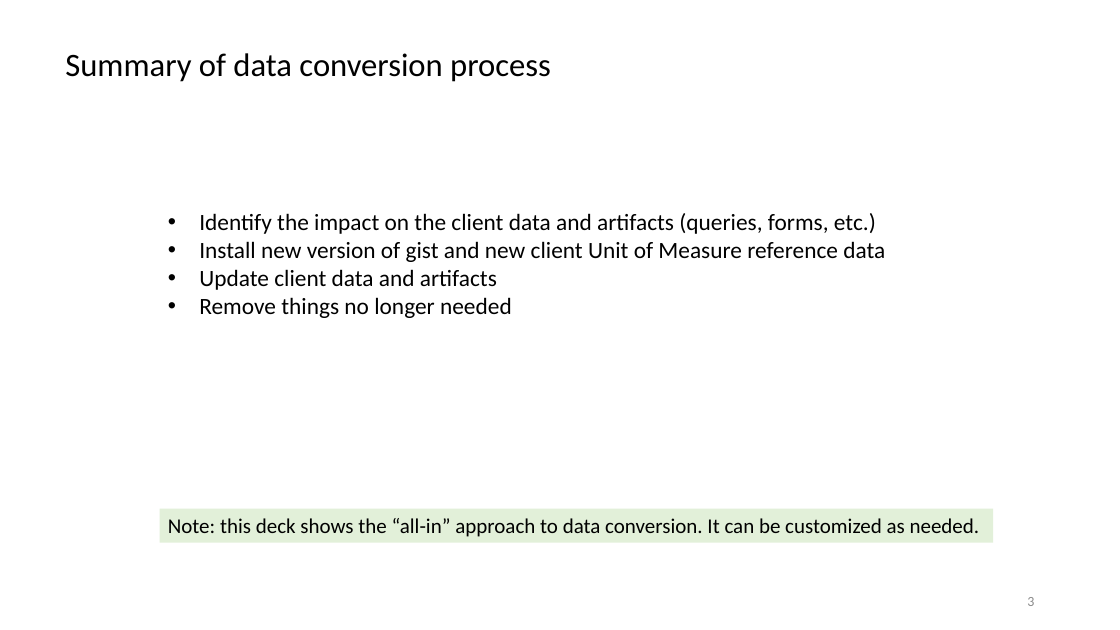
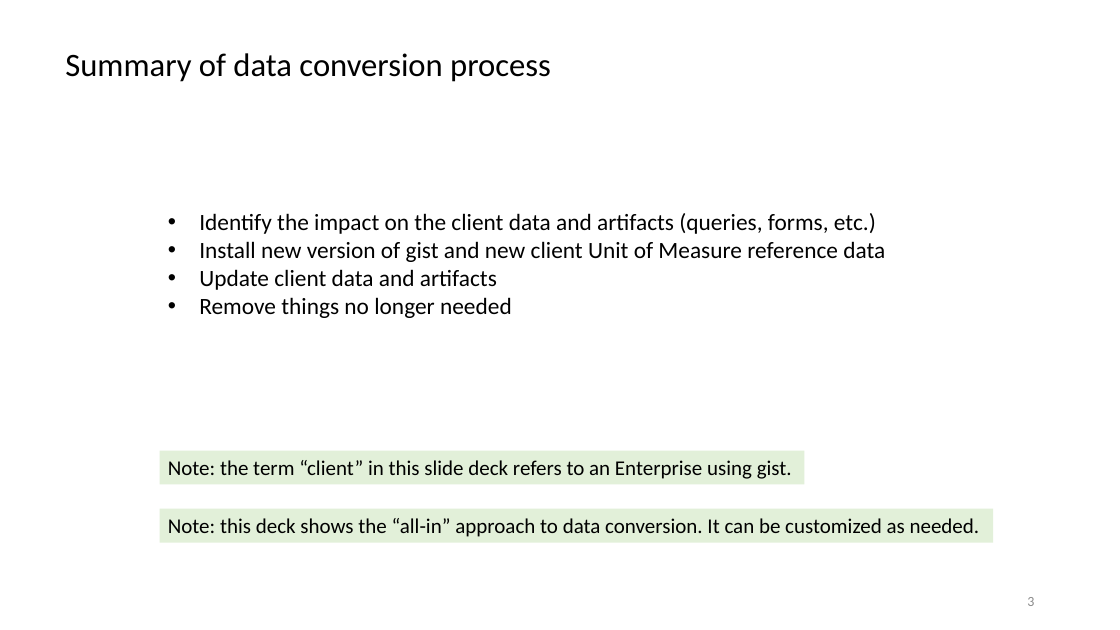
Before and after one commit to semanticarts/gist, a slide deck: slide 3 of migration/v13.0/uomDataConversion.pptx. Drawn at 1120x630 pixels with LibreOffice and Linux fonts; fonts in the diff are those of the drawing. Boxes give left, top, right and bottom in pixels: in the first picture for what was removed or moved away, otherwise in the second. Text is boxed around its words. In the diff, an @@ line names an element or a change of style, - is before the commit and + after.

```diff
--- a/migration/v13.0/uomDataConversion.pptx
+++ b/migration/v13.0/uomDataConversion.pptx
@@ rectangle added at [160, 450, 805, 484], fill #E2F0D9, 18 pt, text #000000 @@
+Note: the term “client” in this slide deck refers to an Enterprise using gist.
```
